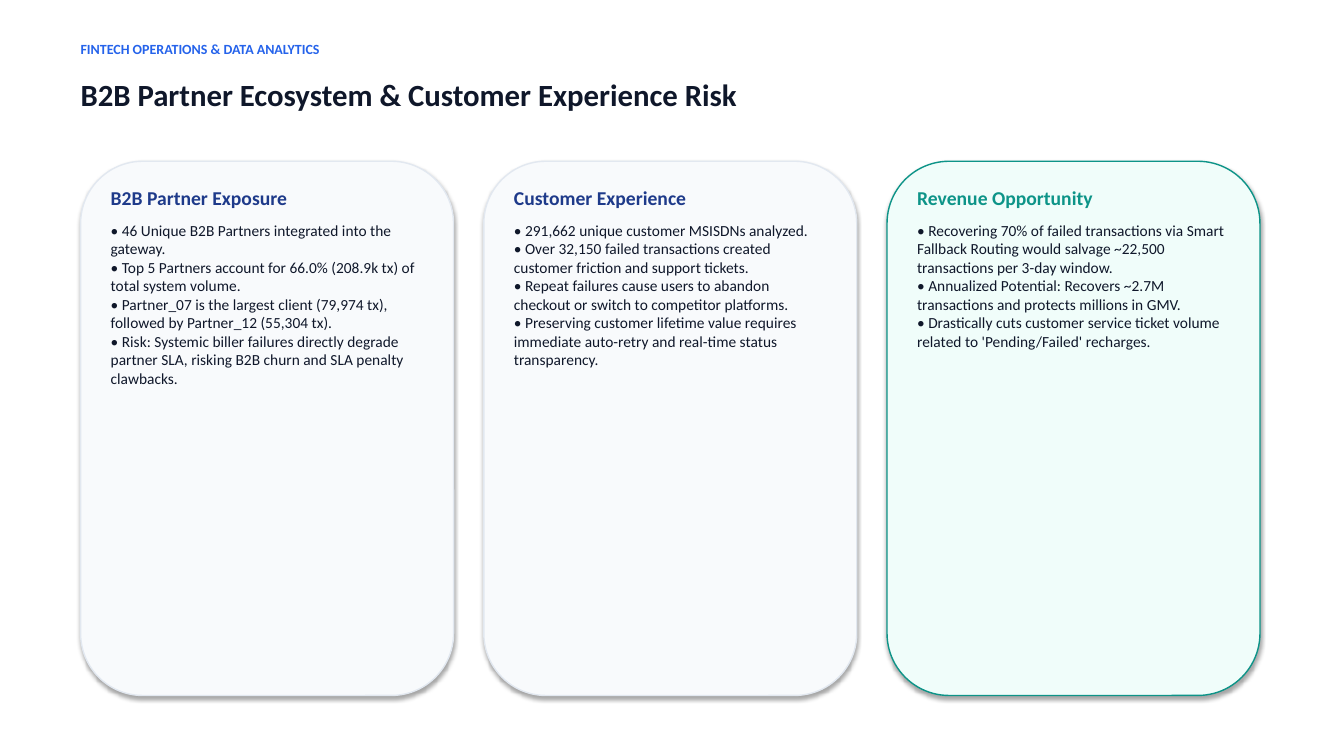
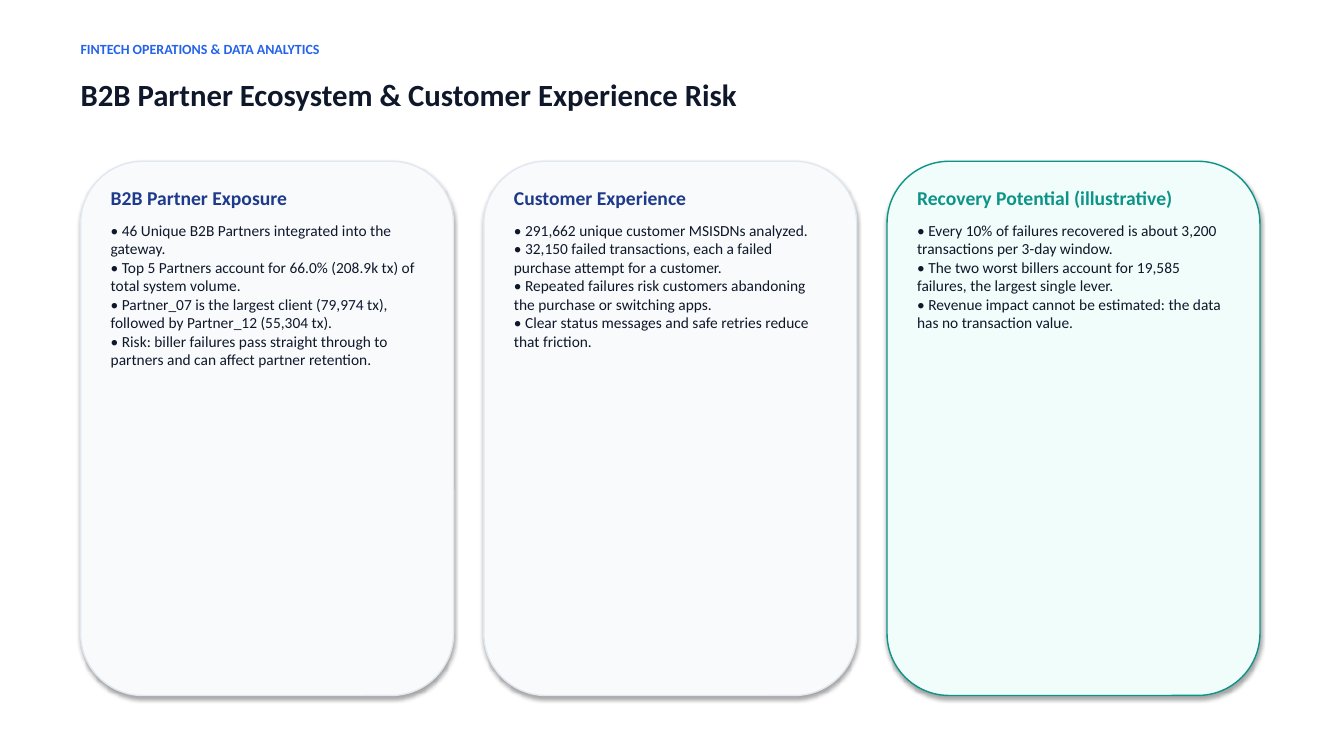
Before and after one commit to Achimedes28/fintech-ppob-transaction-operations-analytics, a slide deck: slide 7 of presentations/Fintech_PPOB_Transaction_Operations_Analytics.pptx. Drawn at 1344x756 pixels with LibreOffice and Linux fonts; fonts in the diff are those of the drawing. Boxes give left, top, right and bottom in pixels: in the first picture for what was removed or moved away, otherwise in the second. Text is boxed around its words. In the diff, an @@ line names an element or a change of style, - is before the commit and + after.

```diff
--- a/presentations/Fintech_PPOB_Transaction_Operations_Analytics.pptx
+++ b/presentations/Fintech_PPOB_Transaction_Operations_Analytics.pptx
@@ text at (917, 190, 1221, 328): text changed @@
-Revenue Opportunity
-• Recovering 70% of failed transactions via Smart Fallback Routing would salvage ~22,500 transactions per 3-day window.
-• Annualized Potential: Recovers ~2.7M transactions and protects millions in GMV.
-• Drastically cuts customer service ticket volume related to 'Pending/Failed' recharges.
+Recovery Potential (illustrative)
+• Every 10% of failures recovered is about 3,200 transactions per 3-day window.
+• The two worst billers account for 19,585 failures, the largest single lever.
+• Revenue impact cannot be estimated: the data has no transaction value.
@@ text at (111, 225, 415, 368): text changed @@
-• 46 Unique B2B Partners integrated into the gateway.
-• Top 5 Partners account for 66.0% (208.9k tx) of total system volume.
-• Partner_07 is the largest client (79,974 tx), followed by Partner_12 (55,304 tx).
-• Risk: Systemic biller failures directly degrade partner SLA, risking B2B churn and SLA penalty clawbacks.
+• 46 Unique B2B Partners integrated into the gateway.
+• Top 5 Partners account for 66.0% (208.9k tx) of total system volume.
+• Partner_07 is the largest client (79,974 tx), followed by Partner_12 (55,304 tx).
+• Risk: biller failures pass straight through to partners and can affect partner retention.
@@ text at (514, 225, 808, 347): text changed @@
-• 291,662 unique customer MSISDNs analyzed.
-• Over 32,150 failed transactions created customer friction and support tickets.
-• Repeat failures cause users to abandon checkout or switch to competitor platforms.
-• Preserving customer lifetime value requires immediate auto-retry and real-time status transparency.
+• 291,662 unique customer MSISDNs analyzed.
+• 32,150 failed transactions, each a failed purchase attempt for a customer.
+• Repeated failures risk customers abandoning the purchase or switching apps.
+• Clear status messages and safe retries reduce that friction.
```
Also in this commit, not shown: 8 other slides changed, 18 other files.
